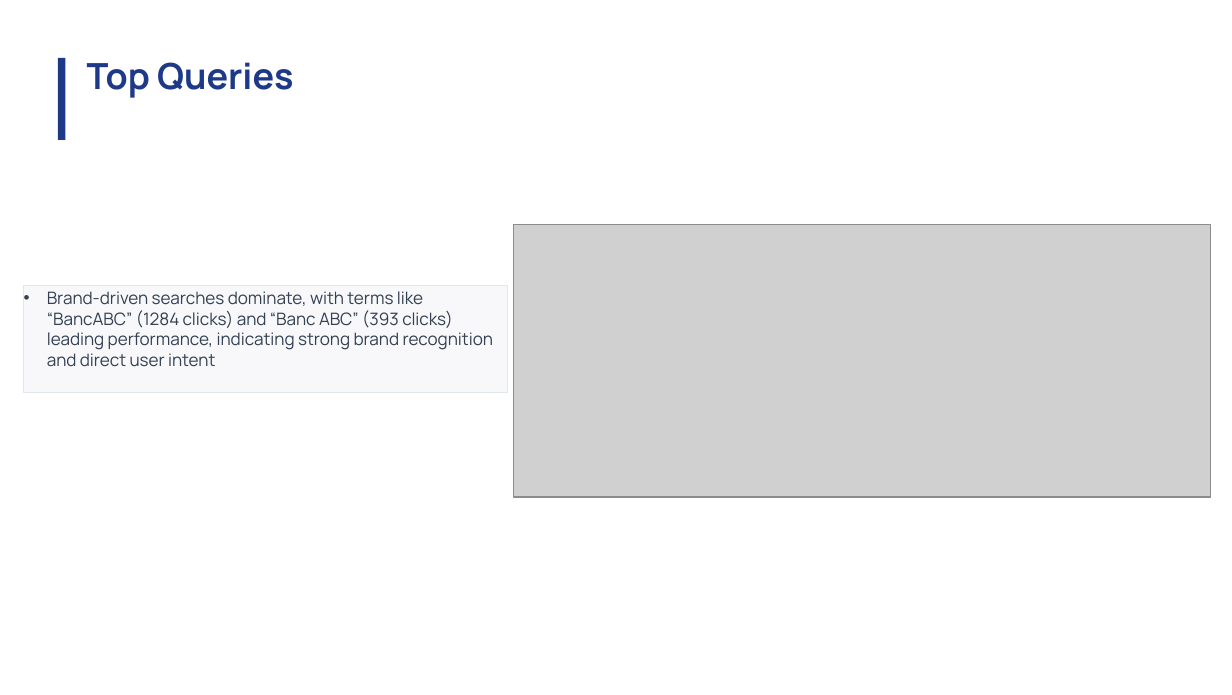
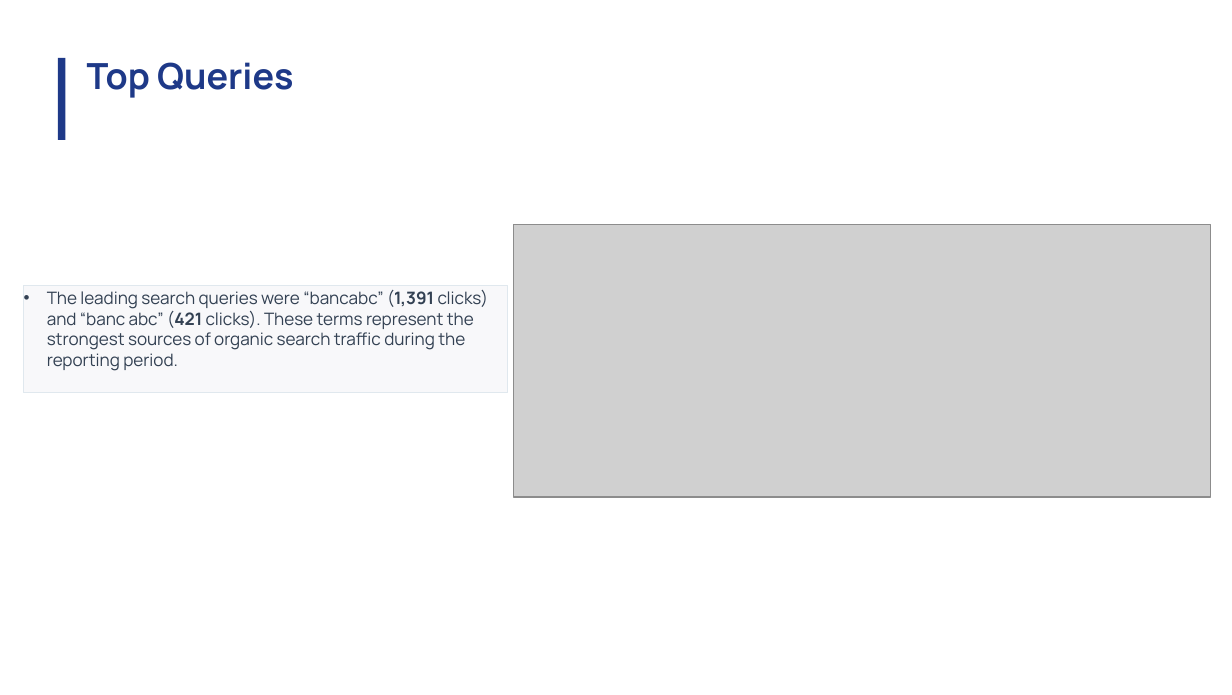
Before and after one commit to Rakinzi/reports, a slide deck: slide 9 of src/reports/report-templates/june-2026/bancabc-29-June-2026.pptx. Drawn at 1232x695 pixels with LibreOffice and Linux fonts; fonts in the diff are those of the drawing; grey boxes stand for pictures. Boxes give left, top, right and bottom in pixels: in the first picture for what was removed or moved away, otherwise in the second. Text is boxed around its words. In the diff, an @@ line names an element or a change of style, - is before the commit and + after.

Commit message:
Support redoing reports and robust GA4 date handling
Add a frontend 'Redo' action to regenerate a report with the same dates and show progress. Make GA4 snapshot navigation more robust by continuing when the summary card is absent and adding _ga4_dated_snapshot_url to force explicit date ranges when GA4 rewrites presets. Improve template picture mappings (bancabc) and avoid removing template-specific Picture 11. Capture only the Security Report Summary card for security header screenshots. Add a helper script to ensure templates end with Uptime and Recommendations, update PPTX templates, and add tests for the GA4 dated-URL behavior. Also include Playwright output artifacts.

```diff
--- a/src/reports/report-templates/june-2026/bancabc-29-June-2026.pptx
+++ b/src/reports/report-templates/june-2026/bancabc-29-June-2026.pptx
@@ text in rectangle at <box>47,290,489,371</box>: text changed @@
-• Brand-driven searches dominate, with terms like “BancABC” (1284 clicks) and “Banc ABC” (393 clicks) leading performance, indicating strong brand recognition and direct user intent
+• The leading search queries were “bancabc” (1,391 clicks) and “banc abc” (421 clicks). These terms represent the strongest sources of organic search traffic during the reporting period.
```
Also in this commit, not shown: 9 other slides changed, 4 slides added, 1 slide removed, 20 other files.
